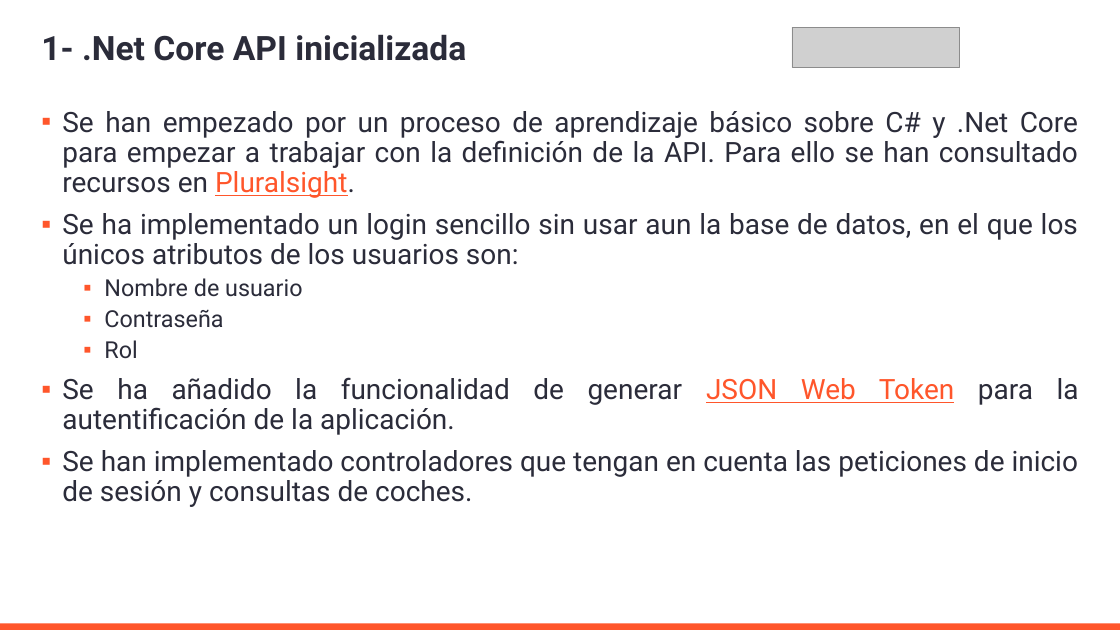
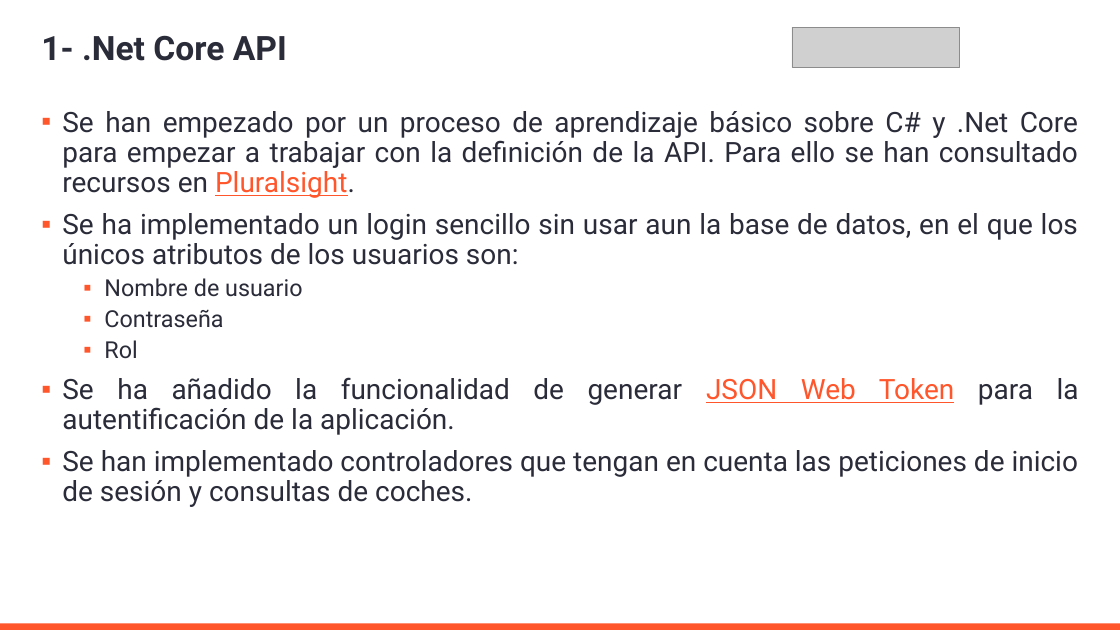
Before and after one commit to AleMedinaGarc/DotnetAPI-Practice, a slide deck: slide 4 of IniciacionDePracticasExternas.pptx. Drawn at 1120x630 pixels with LibreOffice and Linux fonts; fonts in the diff are those of the drawing; grey boxes stand for pictures; background and template pictures are left out. Boxes give left, top, right and bottom in pixels: in the first picture for what was removed or moved away, otherwise in the second. Text is boxed around its words. In the diff, an @@ line names an element or a change of style, - is before the commit and + after.

```diff
--- a/IniciacionDePracticasExternas.pptx
+++ b/IniciacionDePracticasExternas.pptx
@@ title at (x1=41, y1=35, x2=287, y2=61): text changed @@
-1- .Net Core API inicializada
+1- .Net Core API
```
Also in this commit, not shown: 10 other slides changed, 1 slide removed, 5 other files.
